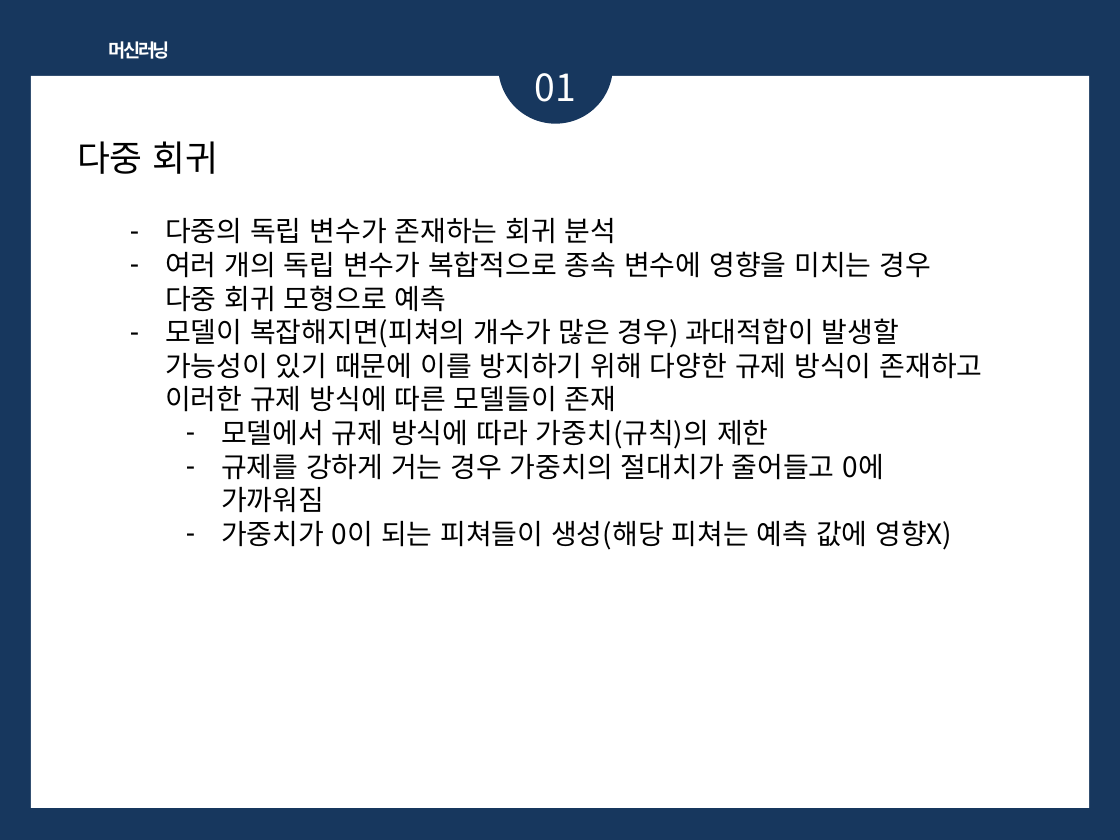
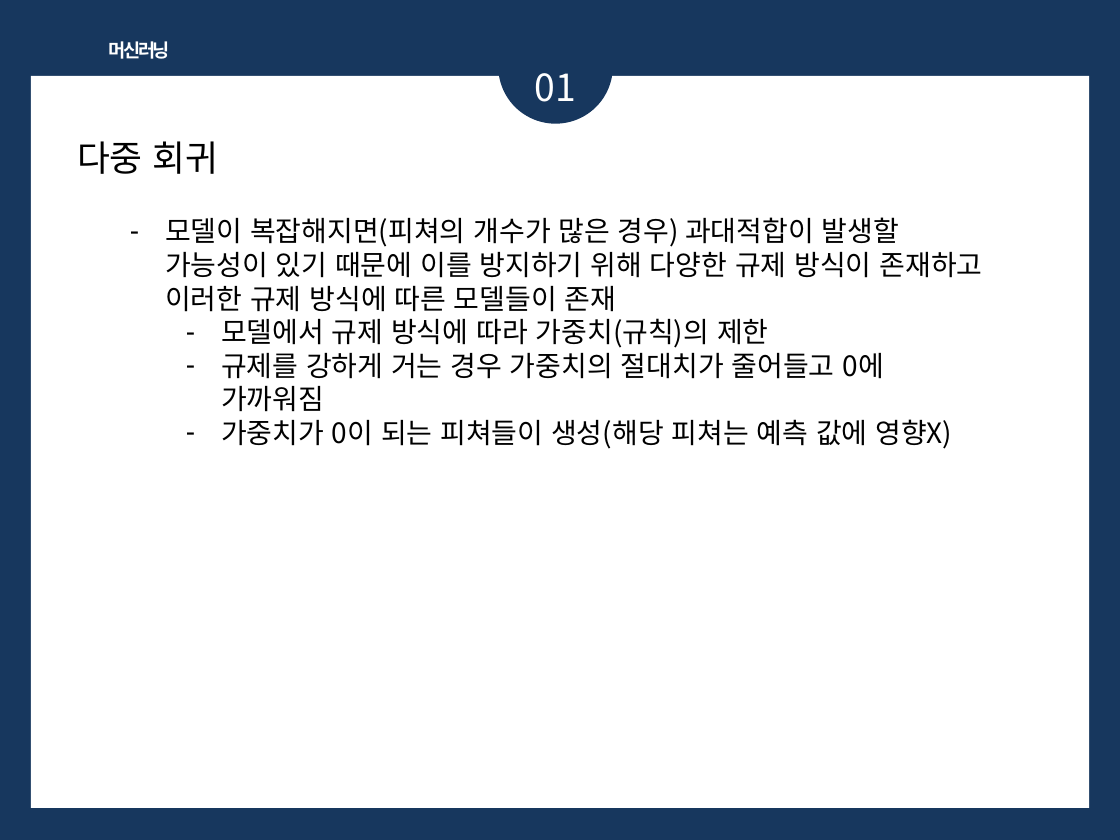
Before and after one commit to bsmoon-86/multicam_2025, a slide deck: slide 15 of PPT/머신러닝.pptx (slide 12 before the commit). Drawn at 1120x840 pixels with LibreOffice and Linux fonts; fonts in the diff are those of the drawing. Boxes give left, top, right and bottom in pixels: in the first picture for what was removed or moved away, otherwise in the second. Text is boxed around its words. In the diff, an @@ line names an element or a change of style, - is before the commit and + after.

```diff
--- a/PPT/머신러닝.pptx
+++ b/PPT/머신러닝.pptx
@@ text at box(165, 218, 932, 312): paragraphs removed @@
-– 다중의 독립 변수가 존재하는 회귀 분석
-– 여러 개의 독립 변수가 복합적으로 종속 변수에 영향을 미치는 경우 다중 회귀 모형으로 예측
```
Also in this commit, not shown: 5 other slides changed, 4 slides added, 10 other files.
